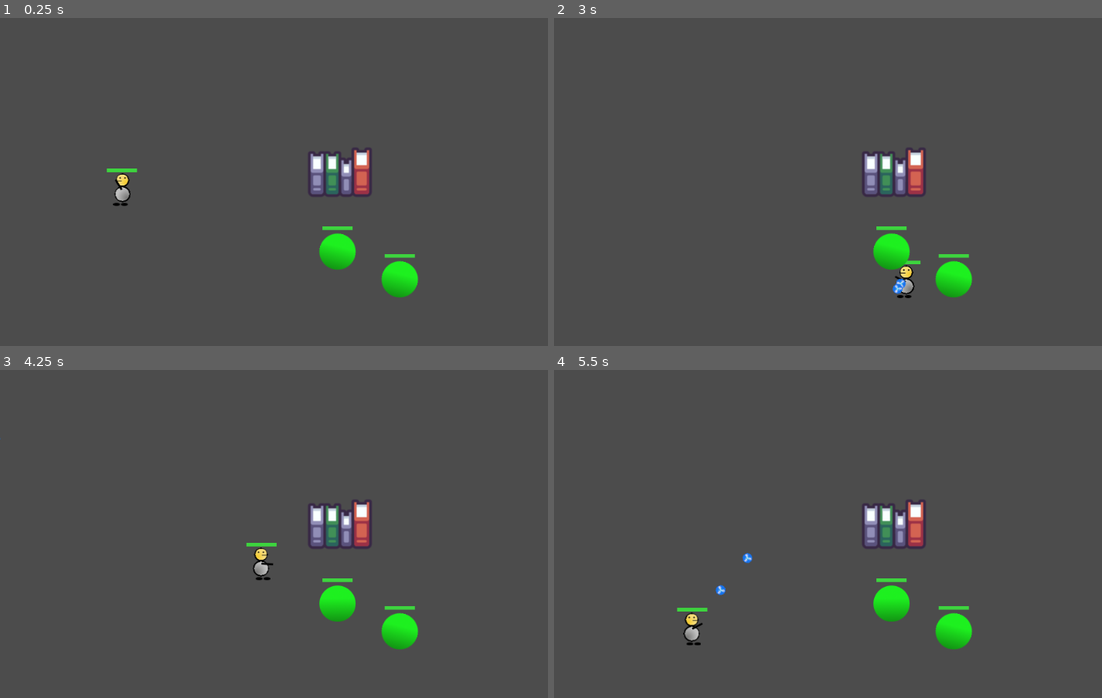
Above: before the commit, frames 1-4 (two rows, left to right).
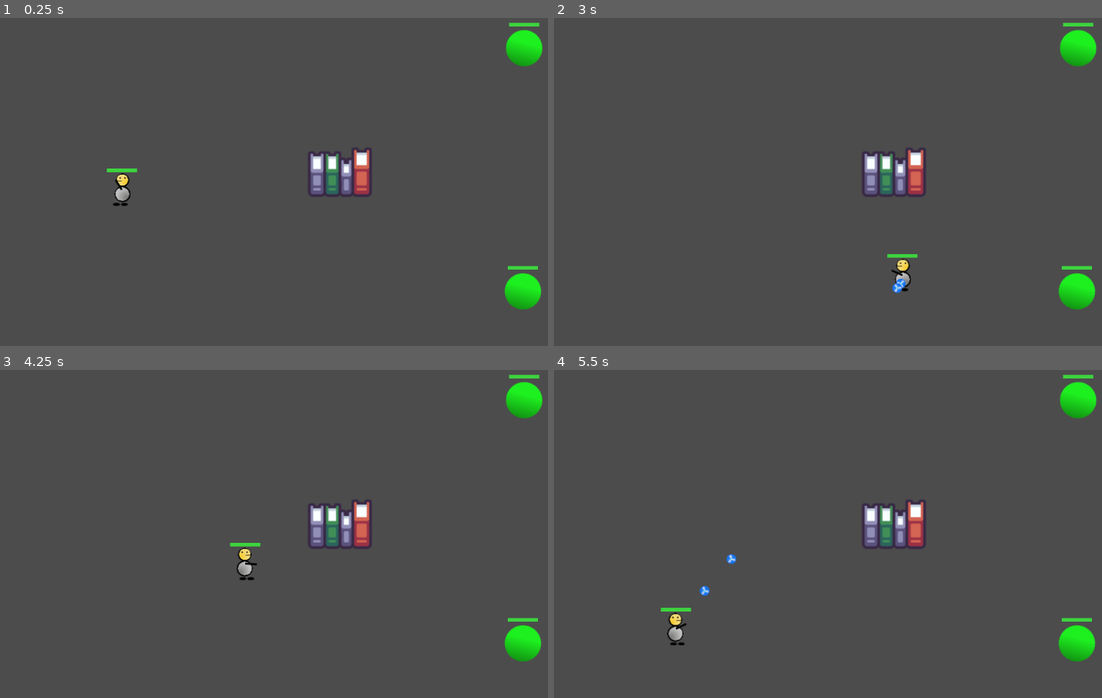
Above: after the commit, the same moments.

Repository: NPGodotEngine/Hack_And_Slash
Game: Godot game, scene res://Levels/TestLevel.tscn
The game is run twice, just before and just after one commit, with the same random seed, the same clock (stepped at 60 frames per second) and the same inputs. The project has no main scene, so this scene is started directly.
Inputs (mouse positions are in pixels of both pictures, inside the frame that each line leads up to):
- Up to frame 1 (0.25 s): no input
- Up to frame 2 (3 s): tap Enter at 0.5 s; move the mouse to (997, 152) at 0.52 s; press the mouse at (997, 152) at 0.53 s; hold D (move_right) 0.53-1.28 s; move the mouse to (740, 188) at 1.27 s; release the mouse at (740, 188) at 1.28 s; hold S (move_down) 1.28-2.03 s; right-click (740, 188) at 1.35 s; move the mouse to (926, 93) at 2.02 s; press the mouse at (926, 93) at 2.03 s; hold D (move_right) 2.03-2.78 s; move the mouse to (833, 244) at 2.77 s; release the mouse at (833, 244) at 2.78 s; hold W (move_up) from 2.78 s (still down); right-click (833, 244) at 2.85 s
- Up to frame 3 (4.25 s): move the mouse to (493, 576) at 3.52 s; release W (move_up) at 3.53 s; press the mouse at (493, 576) at 3.53 s; hold A (move_left) from 3.53 s (still down)
- Up to frame 4 (5.5 s): move the mouse to (680, 468) at 4.27 s; release the mouse at (680, 468) at 4.28 s; right-click (680, 468) at 4.35 s; move the mouse to (893, 524) at 5.02 s; release A (move_left) at 5.03 s; press the mouse at (893, 524) at 5.03 s; hold S (move_down) from 5.03 s (still down)

The runs differ from the first frame. In frame 1, 2.6% of the frame differs, in the area x 58-100%, y 1-89%; in frame 2, 2.9%; in frame 3, 3.1%; in frame 4, 3.3%, in the area x 19-100%, y 1-89%.

Commit message:
Feature: freeze pool

Diff:
--- a/Character/Character.gd
+++ b/Character/Character.gd
@@ -345,6 +345,8 @@
 
 # Character die
 func die() -> void:
+	set_process(false)
+	set_physics_process(false)
 	_set_health(0)
 	pass
 
@@ -359,13 +361,13 @@
 # This exclude character's base damage
 func get_additional_damage_by_level(current_level:int) -> int:
 	current_level = int(max(1, min(current_level, MAX_LEVEL)))
-	return (current_level - 1) * _add_damage_per_level
+	return current_level * _add_damage_per_level
 
 # Get amount of additional health by character's current level
 # This exclude character's base health
 func get_additional_health_by_level(current_level:int) -> int:
 	current_level = int(max(1, min(current_level, MAX_LEVEL)))
-	return (current_level - 1) * _add_health_per_level
+	return current_level * _add_health_per_level
 
 # Increase level
 func level_up(amount:int = 1) -> void:
--- a/Character/Mobs/Dummy/Dummy.gd
+++ b/Character/Mobs/Dummy/Dummy.gd
@@ -2,8 +2,17 @@
 
 # warning-ignore-all:RETURN_VALUE_DISCARDED
 
+export (bool) var _follow_player = false
+export (float) var _distance_to_player = 100.0
+
 onready var _health_bar := $HealthBar
 onready var _animation_player := $AnimationPlayer
+onready var _player_detector: Area2D = $PlayerDetector
+
+var _target: Character = null
+
+# current velocity
+var velocity := Vector2.ZERO
 
 func setup() -> void:
 	.setup()
@@ -13,7 +22,42 @@
 	connect("take_damage", self, "_on_take_damage")
 	connect("die", self, "_on_die")
 
+	_player_detector.connect("body_entered", self, "_on_detect_player")
+	_player_detector.connect("body_exited", self, "_on_player_out_of_range")
+
 	_update_health_bar()
+
+func move_character(delta:float) -> void:
+	if _follow_player:
+		follow_player(delta)
+
+func follow_player(_delta:float):
+	if not _target: return
+
+	var direction: Vector2 = _target.global_position - global_position
+	var dist_to_target: float = global_position.distance_to(_target.global_position)
+	if is_equal_approx(dist_to_target, _distance_to_player) or dist_to_target < _distance_to_player:
+		return
+
+	var desired_dist: float = dist_to_target - _distance_to_player
+	var desired_velocity: Vector2 = direction.normalized() * get_movement_speed() * sign(desired_dist)
+	var steering_velocity = desired_velocity - velocity
+	steering_velocity  = steering_velocity * _drag_factor
+	velocity += steering_velocity
+
+	# Move player
+	velocity = move_and_slide(velocity)
+
+
+func _on_detect_player(body:Node) -> void:
+	var character: Character = body as Character
+	if character:
+		_target = character
+
+func _on_player_out_of_range(body:Node) -> void:
+	var character: Character = body as Character
+	if _target and character == _target:
+		_target = null
 
 func _update_health_bar() -> void:
 	_health_bar.min_value = float(0)
@@ -31,5 +75,6 @@
 	_animation_player.play("hit", -1, 2)
 
 func _on_die(_character:Character) -> void:
-    _animation_player.play("die")
-    print("dummy die %d / %d" %[_health, _max_health])
+	_health_bar.hide()
+	_animation_player.play("die")
+	print("dummy die %d / %d" %[_health, _max_health])
--- a/Character/Mobs/Dummy/Dummy.tscn
+++ b/Character/Mobs/Dummy/Dummy.tscn
@@ -165,8 +165,12 @@
 "values": [ Color( 1, 1, 1, 1 ), Color( 0.980392, 0.537255, 0.537255, 1 ), Color( 1, 1, 1, 1 ) ]
 }
 
+[sub_resource type="CircleShape2D" id=5]
+radius = 233.009
+
 [node name="Dummy" type="KinematicBody2D"]
 collision_layer = 2
+collision_mask = 7
 script = ExtResource( 2 )
 _critical_strike_multiplier = 2.0
 _damage_label_offset = Vector2( 0, -48 )
@@ -198,3 +202,10 @@
 anims/RESET = SubResource( 2 )
 anims/die = SubResource( 3 )
 anims/hit = SubResource( 4 )
+
+[node name="PlayerDetector" type="Area2D" parent="."]
+position = Vector2( 0, -14 )
+collision_layer = 0
+
+[node name="CollisionShape2D" type="CollisionShape2D" parent="PlayerDetector"]
+shape = SubResource( 5 )
--- a/Levels/TestLevel.tscn
+++ b/Levels/TestLevel.tscn
@@ -28,11 +28,13 @@
 _critical_strike_chance = 0.17
 
 [node name="Dummy" parent="." instance=ExtResource( 3 )]
-position = Vector2( 559, 447 )
-collision_mask = 3
-_base_health = 10000
+position = Vector2( 868, 109 )
+_level = 5
+_movement_speed = 150.0
+_base_health = 900
+_follow_player = true
+_distance_to_player = 50.0
 
 [node name="Dummy2" parent="." instance=ExtResource( 3 )]
-position = Vector2( 662, 493 )
-collision_mask = 3
-_base_health = 10000
+position = Vector2( 866, 513 )
+_base_health = 900
--- a/Skills/Projectile/CryoBulletSkill/CryoBulletSkill.gd
+++ b/Skills/Projectile/CryoBulletSkill/CryoBulletSkill.gd
@@ -13,6 +13,18 @@
 
 # Max angle of bullet spread both min and max
 export (float) var spread_angle = 15.0
+
+# Freeze pool scene
+export (PackedScene) var _freeze_pool_scene = null
+
+# Freeze pool speed reduction
+export (float, 0.0, 1.0) var _freeze_pool_speed_reduction = 0.5
+
+# Freeze pool life span
+export (float) var _freeze_pool_life_span = 3.0
+
+# Freeze pool spawn chance
+export (float, 0.0, 1.0) var _freeze_pool_spawn_chance = 0.1
 
 # Fire interval
 export (float) var fire_interval = 0.3
@@ -104,10 +116,24 @@
     get_tree().current_scene.add_child(bullet)
     bullet.setup(self, spread_direction, skill_owner.global_position, projectile_speed)
     bullet.configure_movement(projectile_acc_curve.curve, max_projectile_speed)
+    bullet.connect("on_projectile_hit", self, "_on_projectile_hit")
 
 # Refill bullets
 func _refill_bullets() -> void:
     _bullet_left = self.projectile_count
+
+func _on_projectile_hit(body:Node) -> void:
+    assert(_freeze_pool_scene, "freeze_pool_scene is null")
+
+    if _freeze_pool_scene and can_spawn_freeze_pool():
+        var freeze_pool: FreezePool = _freeze_pool_scene.instance()
+        get_tree().current_scene.call_deferred("add_child", freeze_pool)
+        freeze_pool.setup(_freeze_pool_life_span, _freeze_pool_speed_reduction)
+        freeze_pool.global_position = body.global_position
+
+func can_spawn_freeze_pool() -> bool:
+    if is_equal_approx(_freeze_pool_spawn_chance, 0.0): return false
+    return Utils.is_in_threshold(_freeze_pool_spawn_chance, 0.0001, 1.0)
 
 # Return a vector2 with random direction in spread angle
 ##
--- a/Skills/Projectile/CryoBulletSkill/CryoBulletSkill.tscn
+++ b/Skills/Projectile/CryoBulletSkill/CryoBulletSkill.tscn
@@ -1,9 +1,10 @@
-[gd_scene load_steps=7 format=2]
+[gd_scene load_steps=8 format=2]
 
 [ext_resource path="res://Assets/Icel_ball.png" type="Texture" id=1]
 [ext_resource path="res://Skills/Projectile/FireBulletSkill/FireBulletSkill.tscn" type="PackedScene" id=2]
 [ext_resource path="res://Skills/Projectile/CryoBulletSkill/CryoBulletSkill.gd" type="Script" id=3]
 [ext_resource path="res://Skills/Projectile/CryoBulletSkill/CryoBullet/CryoBullet.tscn" type="PackedScene" id=4]
+[ext_resource path="res://Skills/Projectile/CryoBulletSkill/FreezePool/FreezePool.tscn" type="PackedScene" id=5]
 
 [sub_resource type="Curve" id=1]
 _data = [ Vector2( 0, 0 ), 0.0, 0.0, 0, 0, Vector2( 0.263889, 1 ), 12.5673, 0.0, 0, 0 ]
@@ -23,6 +24,10 @@
 max_projectile_speed = 900.0
 projectile_acc_curve = SubResource( 2 )
 spread_angle = 5.0
+_freeze_pool_scene = ExtResource( 5 )
+_freeze_pool_speed_reduction = 0.5
+_freeze_pool_life_span = 3.0
+_freeze_pool_spawn_chance = 0.8
 fire_interval = 0.2
 
 [node name="Sprite" parent="." index="0"]
--- /dev/null
+++ b/Skills/Projectile/CryoBulletSkill/FreezePool/FreezePool.gd
@@ -0,0 +1,63 @@
+class_name FreezePool
+extends Area2D
+
+# warning-ignore-all:RETURN_VALUE_DISCARDED
+
+# How much factor to slow down contacted characters
+export (float, 0.0, 1.0) var speed_reduction = 0.20
+
+# The body that stand in this area
+var _body_contacts: Array = []
+
+# How long can this pool live
+var _life_span: float = 3.0
+
+# Life span timer
+var _life_span_timer: Timer
+
+
+func _ready() -> void:
+    connect("body_entered", self, "_on_body_entered")
+    connect("body_exited", self, "_on_body_exited")
+
+    _life_span_timer = Timer.new()
+    add_child(_life_span_timer)
+    _life_span_timer.one_shot = true
+    _life_span_timer.connect("timeout", self, "_on_life_span_timeout")
+
+    setup(_life_span, speed_reduction)
+
+func _exit_tree() -> void:
+    if _life_span_timer:
+        _life_span_timer.disconnect("timeout", self, "_on_life_span_timeout")
+
+func setup(life_span:float, reduction:float) -> void:
+    if not is_inside_tree():
+        yield(self, "ready")
+
+    _life_span = life_span
+    speed_reduction = reduction
+
+    _life_span_timer.start(_life_span)
+
+func _on_body_entered(body:Node) -> void:
+    if (not _body_contacts.has(body) and
+        body is Character):
+        _body_contacts.append(body)
+        var character: Character = body as Character
+        character.add_movement_speed_reduction(speed_reduction)
+
+func _on_body_exited(body:Node) -> void:
+    if _body_contacts.has(body):
+        _body_contacts.erase(body)
+        if is_instance_valid(body):
+            var character: Character = body as Character
+            character.remove_movement_speed_reduction(speed_reduction)
+
+func _on_life_span_timeout() -> void:
+    for body in _body_contacts:
+        if is_instance_valid(body):
+            var character: Character = body as Character
+            character.remove_movement_speed_reduction(speed_reduction)
+
+    queue_free()
--- /dev/null
+++ b/Skills/Projectile/CryoBulletSkill/FreezePool/FreezePool.tscn
@@ -0,0 +1,58 @@
+[gd_scene load_steps=9 format=2]
+
+[ext_resource path="res://Assets/Freeze.png" type="Texture" id=1]
+[ext_resource path="res://Skills/Projectile/CryoBulletSkill/FreezePool/FreezePool.gd" type="Script" id=2]
+
+[sub_resource type="Gradient" id=9]
+offsets = PoolRealArray( 0.13278, 0.477178, 0.775934, 1 )
+colors = PoolColorArray( 0.113281, 0, 1, 1, 0.335938, 0.556427, 1, 1, 0.717647, 0.811765, 1, 1, 1, 1, 1, 1 )
+
+[sub_resource type="GradientTexture" id=10]
+gradient = SubResource( 9 )
+
+[sub_resource type="Curve" id=5]
+_data = [ Vector2( 0, 0.268182 ), 0.0, 0.0, 0, 1, Vector2( 0.143939, 0.268182 ), 0.0, 0.0, 0, 0, Vector2( 0.492424, 0.640909 ), 0.0, 0.0, 0, 0, Vector2( 0.878788, 0.268182 ), 0.0, 0.0, 0, 0, Vector2( 1, 0.277273 ), -0.0363636, 0.0, 0, 0 ]
+
+[sub_resource type="CurveTexture" id=6]
+curve = SubResource( 5 )
+
+[sub_resource type="ParticlesMaterial" id=7]
+lifetime_randomness = 0.34
+emission_shape = 1
+emission_sphere_radius = 50.0
+flag_disable_z = true
+direction = Vector3( 0, -1, 0 )
+gravity = Vector3( 0, 0, 0 )
+initial_velocity = 103.17
+initial_velocity_random = 0.46
+angular_velocity = 57.14
+angular_velocity_random = 0.59
+orbit_velocity = 0.0
+orbit_velocity_random = 0.0
+radial_accel = -41.87
+radial_accel_random = 1.0
+damping = 88.9
+damping_random = 0.09
+angle = 57.1
+angle_random = 1.0
+scale_random = 0.7
+scale_curve = SubResource( 6 )
+color_ramp = SubResource( 10 )
+
+[sub_resource type="CircleShape2D" id=8]
+radius = 50.0
+
+[node name="FreezePool" type="Area2D"]
+collision_layer = 0
+collision_mask = 2
+monitorable = false
+script = ExtResource( 2 )
+
+[node name="Particles2D" type="Particles2D" parent="."]
+amount = 15
+randomness = 0.24
+process_material = SubResource( 7 )
+texture = ExtResource( 1 )
+
+[node name="CollisionShape2D" type="CollisionShape2D" parent="."]
+shape = SubResource( 8 )
--- a/project.godot
+++ b/project.godot
@@ -28,6 +28,11 @@
 "class": "FlamePool",
 "language": "GDScript",
 "path": "res://Skills/Projectile/FireBulletSkill/FlamePool/FlamePool.gd"
+}, {
+"base": "Area2D",
+"class": "FreezePool",
+"language": "GDScript",
+"path": "res://Skills/Projectile/CryoBulletSkill/FreezePool/FreezePool.gd"
 }, {
 "base": "Reference",
 "class": "HitDamage",
@@ -64,6 +69,7 @@
 "CryoBullet": "",
 "DamageLabel": "",
 "FlamePool": "",
+"FreezePool": "",
 "HitDamage": "",
 "Player": "",
 "Projectile": "",
Binary file added: Assets/Freeze.png
Not shown, added: Assets/Freeze.png.import
Not shown: 1 places in Character/Mobs/Dummy/Dummy.tscn that only renumber resources
Not shown, added: Assets/Freeze.xcf
